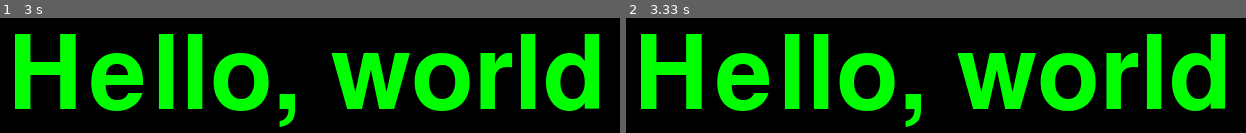
Above: before the commit, frames 1-2 (left to right).
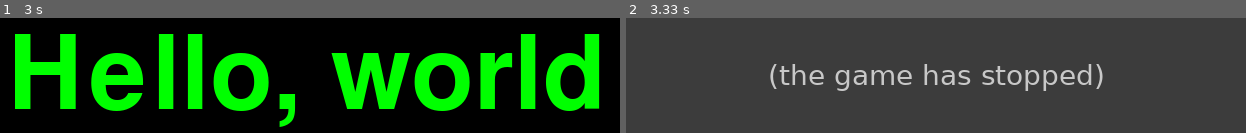
Above: after the commit, the same moments.

Repository: dcbriccetti/python-lessons
Game: pygame game, started from SimplePygame/text.py
The game is run twice, just before and just after one commit, with the same random seed, the same clock (stepped at 60 frames per second) and the same inputs.
Inputs:
- Up to frame 1 (3 s): no input
- Up to frame 2 (3.33 s): no input

Frame 1 is identical in both runs. In frame 2, 100% of the frame differs, in the area x 0-100%, y 0-100%.
After the commit the program exited at 3 s; later frames show no game.

Commit message:
Simplify by removing the loop and event handling

Diff:
--- a/SimplePygame/text.py
+++ b/SimplePygame/text.py
@@ -1,24 +1,16 @@
+from time import sleep
 import pygame
-from pygame.locals import QUIT, KEYDOWN, K_ESCAPE, Color
+from pygame.locals import Color
 
 pygame.init()
 screen = pygame.display.set_mode((620, 115), 0)
 pygame.display.set_caption('Text Drawing Example')
-
 font = pygame.font.Font(None, 150)
 image = font.render('Hello, world', True, Color('green'))
 clock = pygame.time.Clock()
 black = Color('black')
-
-loop = True
-while loop:
-    for event in pygame.event.get():
-        if event.type == QUIT or (event.type == KEYDOWN and event.key == K_ESCAPE):
-            loop = False
-
-    screen.fill(black)
-    screen.blit(image, (8, 8))
-    pygame.display.flip()
-    clock.tick(10)
-
+screen.fill(black)
+screen.blit(image, (8, 8))
+pygame.display.flip()
+sleep(3)
 pygame.quit()
